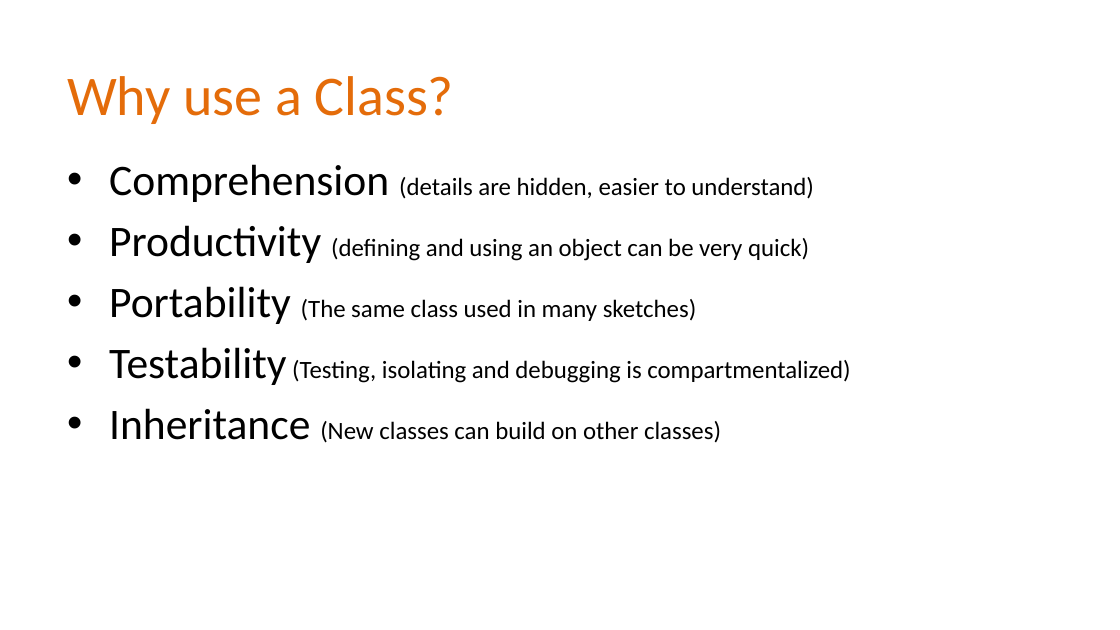
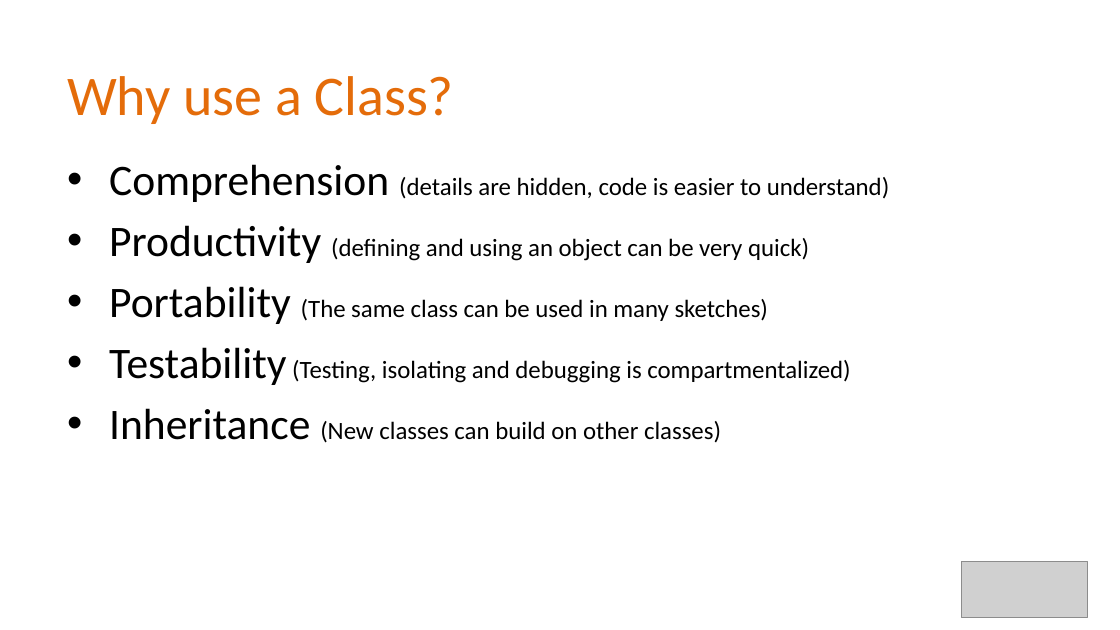
Before and after one commit to Alan-Lomax/MERG-SIG-Presentations, a slide deck: slide 18 of Part 4 - Introduction to Class Programming.pptx (slide 10 before the commit). Drawn at 1120x630 pixels with LibreOffice and Linux fonts; fonts in the diff are those of the drawing; grey boxes stand for pictures; background and template pictures are left out. Boxes give left, top, right and bottom in pixels: in the first picture for what was removed or moved away, otherwise in the second. Text is boxed around its words. In the diff, an @@ line names an element or a change of style, - is before the commit and + after.

Commit message:
Rev 1.1
Minor Revisions.
Improved style
Adding types and structures as a lead into discussion about classes

```diff
--- a/Part 4 - Introduction to Class Programming.pptx
+++ b/Part 4 - Introduction to Class Programming.pptx
@@ text at (x1=109, y1=164, x2=890, y2=202): text changed @@
-• Comprehension (details are hidden, easier to understand)
+• Comprehension (details are hidden, code is easier to understand)
@@ text at (x1=109, y1=286, x2=768, y2=324): text changed @@
-• Portability (The same class used in many sketches)
+• Portability (The same class can be used in many sketches)
@@ picture added at (x1=961, y1=561, x2=1086, y2=617) @@
```
Also in this commit, not shown: 15 other slides changed, 4 slides added, 2 slides removed, 1 other file.
